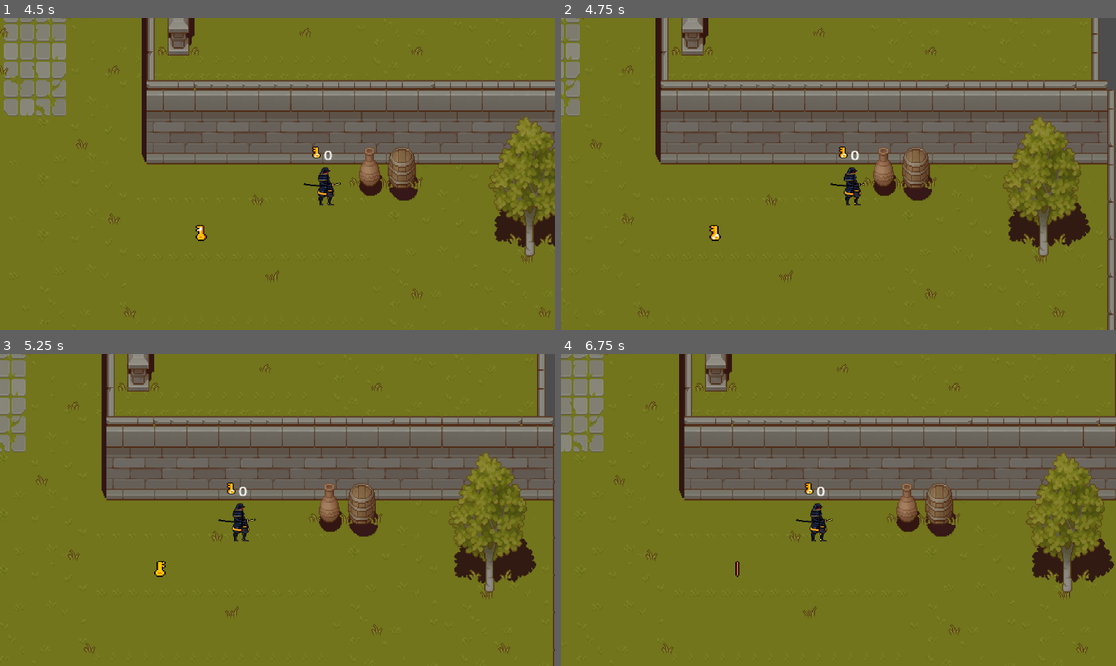
Above: before the commit, frames 1-4 (two rows, left to right).
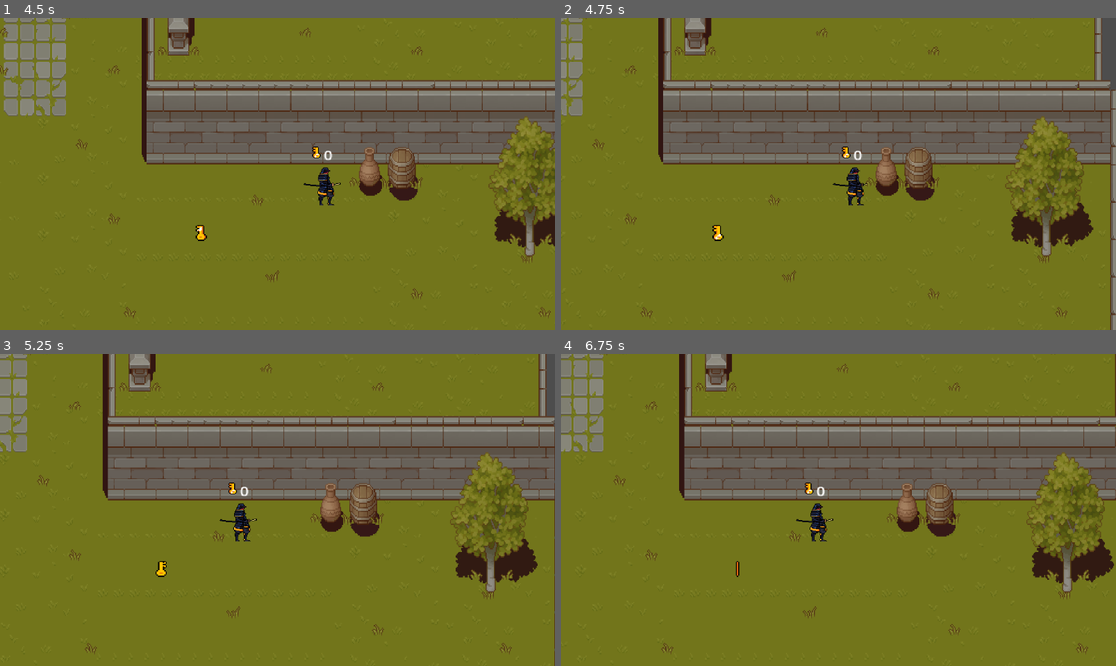
Above: after the commit, the same moments.

Repository: Deadly-pro/Godotpuzzle
Game: Godot game, scene res://scenes/control.tscn
The game is run twice, just before and just after one commit, with the same random seed, the same clock (stepped at 60 frames per second) and the same inputs.
Inputs:
- Up to frame 1 (4.5 s): click "Level 1" at 0.5 s; tap Enter (ui_accept) at 1.25, 1.52, 2.27, 3.77 s; hold Right (right) 1.28-2.78 s; tap E (interact) every 0.75 s from 1.35 to 4.35 s; hold A (left) 2.78-3.53 s; hold Right (right) from 3.53 s (still down)
- Up to frame 2 (4.75 s): keep holding Right (right); tap Enter (ui_accept) at 4.52 s
- Up to frame 3 (5.25 s): release Right (right) at 5.03 s; hold A (left) from 5.03 s (still down); tap E (interact) at 5.1 s
- Up to frame 4 (6.75 s): tap Enter (ui_accept) at 5.27 s; release A (left) at 5.78 s; hold Right (right) 5.78-6.53 s; tap E (interact) at 5.85, 6.6 s; hold A (left) from 6.53 s (still down)

Frame 1 is identical in both runs. In frame 2, 7.1% of the frame differs, in the area x 0-100%, y 0-100%; in frame 3, 4.6%; in frame 4, 0.4%.

Commit message:
update

Diff:
--- a/2Dgame/dialogues/npc1.json
+++ b/2Dgame/dialogues/npc1.json
@@ -1,5 +1,8 @@
 [
-	{"name":"worker","chat":"Hi"},
-	{"name":"worker","chat":"I am Gay"},
-	{"name":"You","chat":" Why are u Gay"},
+	{"name":"magistrate","chat":"Oh your here, we've been waiting for u.... "},
+	{"name":"You","chat":"uhhh... what?!"},
+	{"name":"You","chat":"Is this one of those things? "},
+	{"name":"You","chat":"Am i being Kidnapped or something?"},
+	{"name":"magistrate","chat":"Just as when peaceful days seemed everlasting, our"},
+	{"name":"magistrate","chat":"greatest fears returned"},
 ]
--- a/2Dgame/scenes/dialouge.tscn
+++ b/2Dgame/scenes/dialouge.tscn
@@ -4,6 +4,7 @@
 [ext_resource type="Script" path="res://scripts/dialougenplayer.gd" id="1_i1q57"]
 
 [node name="dialouge" type="Control"]
+z_index = 100
 layout_mode = 3
 anchors_preset = 0
 offset_right = 288.0
@@ -26,17 +27,21 @@
 layout_mode = 0
 offset_left = 21.0
 offset_top = 16.0
-offset_right = 81.0
+offset_right = 117.0
 offset_bottom = 56.0
 scale = Vector2(0.8, 0.8)
 text = "Name"
+fit_content = true
+scroll_following = true
 
 [node name="chat" type="RichTextLabel" parent="NinePatchRect"]
 layout_mode = 0
 offset_left = 21.0
 offset_top = 36.0
-offset_right = 93.0
+offset_right = 271.0
 offset_bottom = 68.0
 scale = Vector2(0.6, 0.6)
 text = "Chat...
 "
+fit_content = true
+scroll_following = true
--- a/2Dgame/scenes/level_1.tscn
+++ b/2Dgame/scenes/level_1.tscn
@@ -2747,7 +2747,7 @@
 
 [node name="gate" parent="." instance=ExtResource("3_bhxf0")]
 unique_name_in_owner = true
-z_index = 5
+z_index = 4
 position = Vector2(910, -124)
 scale = Vector2(7.27262, 6.35904)
 
--- a/2Dgame/scenes/npc1.tscn
+++ b/2Dgame/scenes/npc1.tscn
@@ -158,9 +158,8 @@
 
 [node name="AnimatedSprite2D" type="AnimatedSprite2D" parent="."]
 sprite_frames = SubResource("SpriteFrames_7jxfm")
-animation = &"walk_sd"
+animation = &"idle"
 autoplay = "idle"
-frame_progress = 0.596979
 
 [node name="Timer" type="Timer" parent="."]
 
--- a/2Dgame/scenes/player.tscn
+++ b/2Dgame/scenes/player.tscn
@@ -145,6 +145,11 @@
 
 [node name="Camera2D" type="Camera2D" parent="."]
 zoom = Vector2(2, 2)
+limit_left = 50
+limit_top = -750
+limit_right = 1250
+limit_bottom = 900
+limit_smoothed = true
 position_smoothing_enabled = true
 
 [node name="keys" type="Label" parent="."]
--- a/2Dgame/scripts/dialougenplayer.gd
+++ b/2Dgame/scripts/dialougenplayer.gd
@@ -14,6 +14,7 @@
 	if d_active:
 		return
 	d_active=true
+
 	$NinePatchRect.visible=true
 	dialouge=load_dialouge()
 	current_dialouge_id=-1
Not shown, added: 2Dgame/dialogues/dat.txt
Binary file changed: 2Dgame/prefabs/Explosions and Extras/prompt.png
